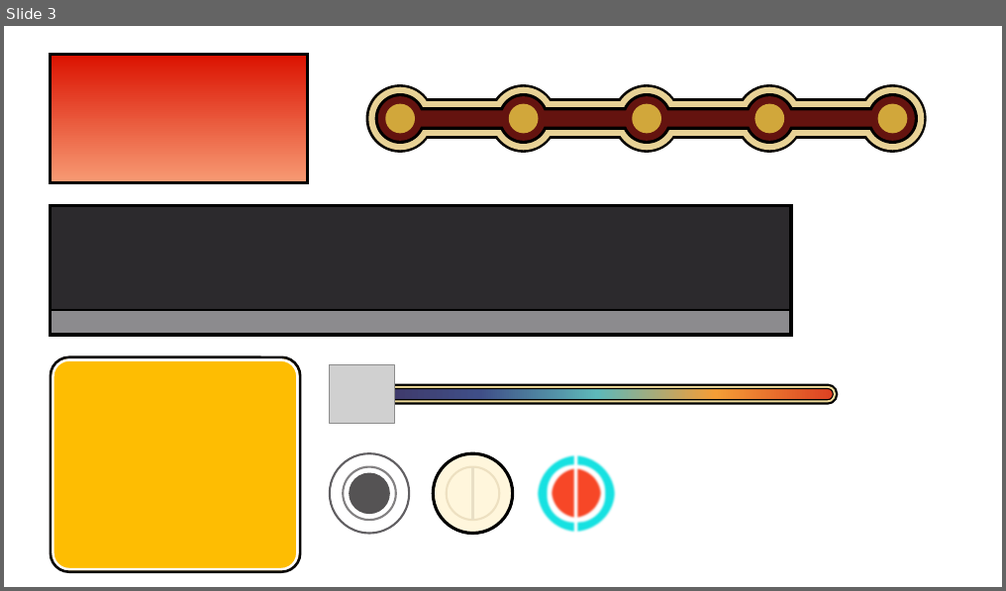
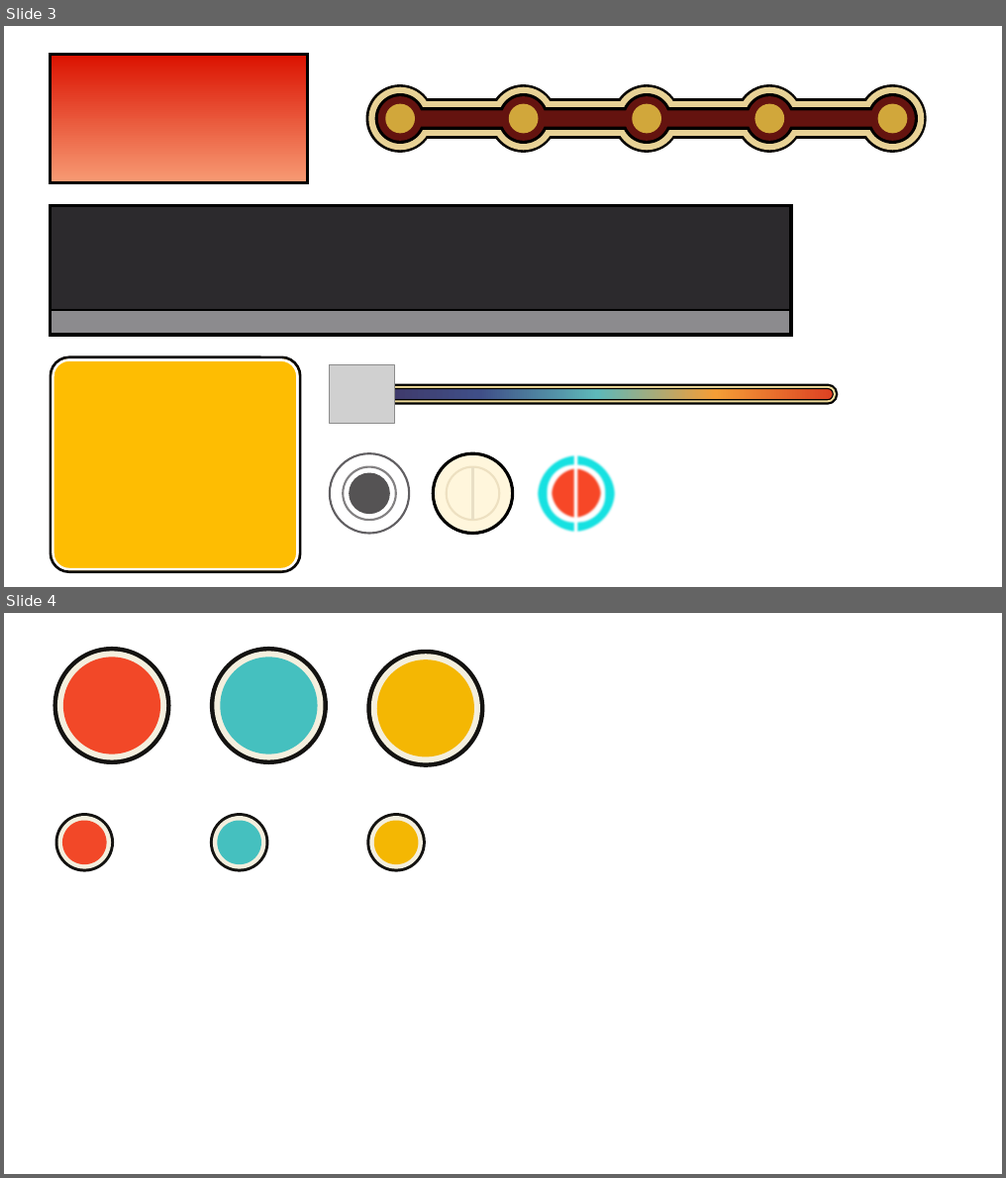
Before and after one commit to SLDYK/TaikoAssist, a slide deck: ImitationTaikoUI.pptx. Shown one above the other, each under a label of ours: slide 3 before the commit, slides 3 and 4 after it. The pictures are 1006x591 and 1006x1178 pixels, drawn with LibreOffice and Linux fonts; fonts in the diff are those of the drawing; grey boxes stand for pictures. Boxes give left, top, right and bottom in pixels: in the first picture for what was removed or moved away, otherwise in the second. Text is boxed around its words. In the diff, an @@ line names an element or a change of style, - is before the commit and + after.

```diff
--- a/ImitationTaikoUI.pptx
+++ b/ImitationTaikoUI.pptx
@@ slide 4 added at box(4, 613, 1002, 1174), background #FFFFFF @@
@@ ellipse added at box(53, 647, 170, 764), fill #141311 @@
@@ ellipse added at box(57, 652, 166, 761), fill #F4EFDE @@
@@ ellipse added at box(63, 658, 160, 755), fill #F24828 @@
@@ ellipse added at box(210, 647, 328, 764), fill #141311 @@
@@ ellipse added at box(214, 652, 324, 761), fill #F4EFDE @@
@@ ellipse added at box(221, 658, 318, 755), fill #45C0BF @@
@@ ellipse added at box(367, 650, 484, 767), fill #141311 @@
@@ ellipse added at box(371, 655, 481, 763), fill #F4EFDE @@
@@ ellipse added at box(377, 660, 474, 757), fill #F4B703 @@
@@ ellipse added at box(54, 813, 114, 872), fill #141311 @@
@@ ellipse added at box(57, 816, 111, 869), fill #F4EFDE @@
@@ ellipse added at box(62, 820, 107, 864), fill #F24828 @@
@@ ellipse added at box(210, 813, 269, 872), fill #141311 @@
@@ ellipse added at box(213, 816, 266, 869), fill #F4EFDE @@
@@ ellipse added at box(218, 820, 261, 864), fill #45C0BF @@
@@ ellipse added at box(367, 813, 426, 872), fill #141311 @@
@@ ellipse added at box(370, 816, 423, 869), fill #F4EFDE @@
@@ ellipse added at box(374, 820, 418, 864), fill #F4B703 @@
```
Also in this commit, not shown: 1 slide removed, 34 other files.
